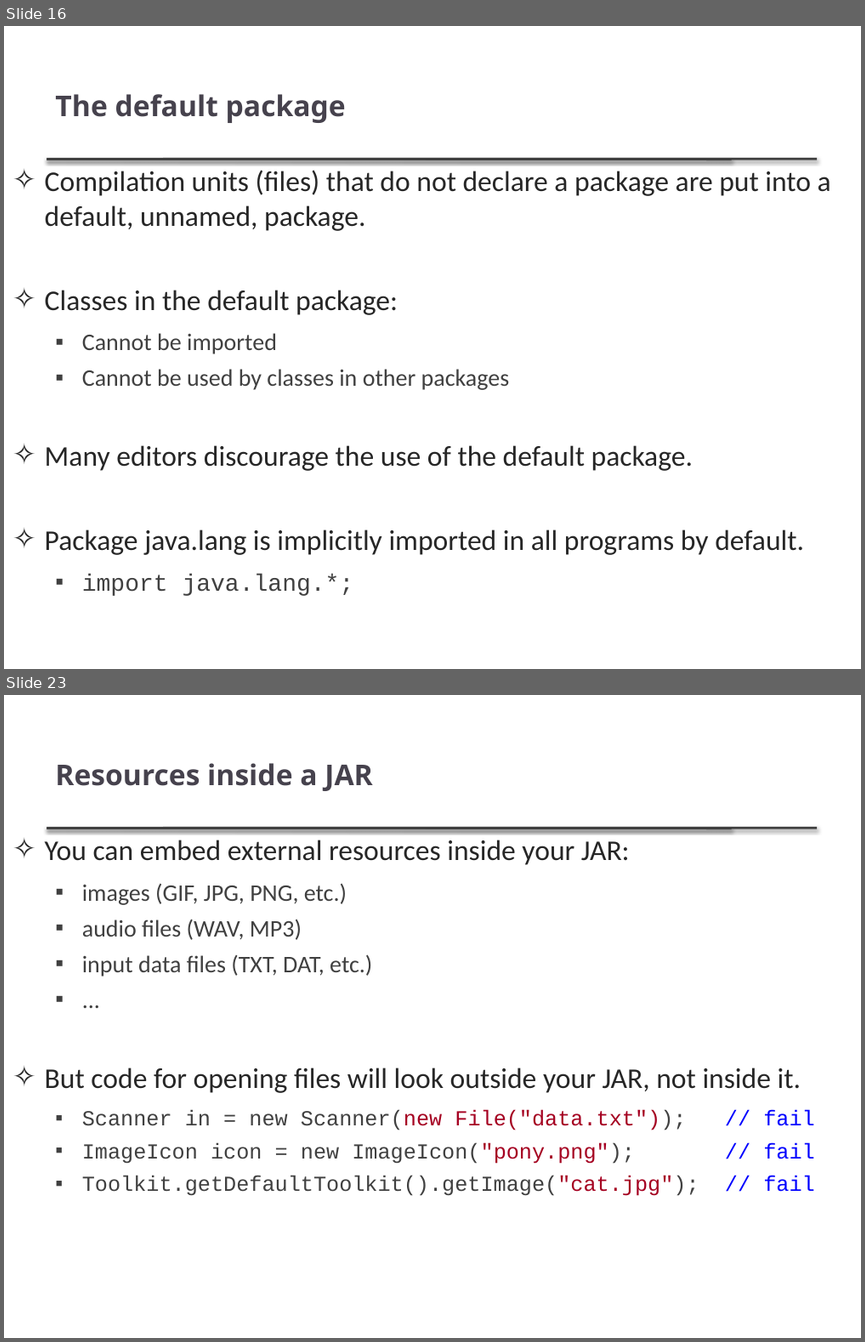
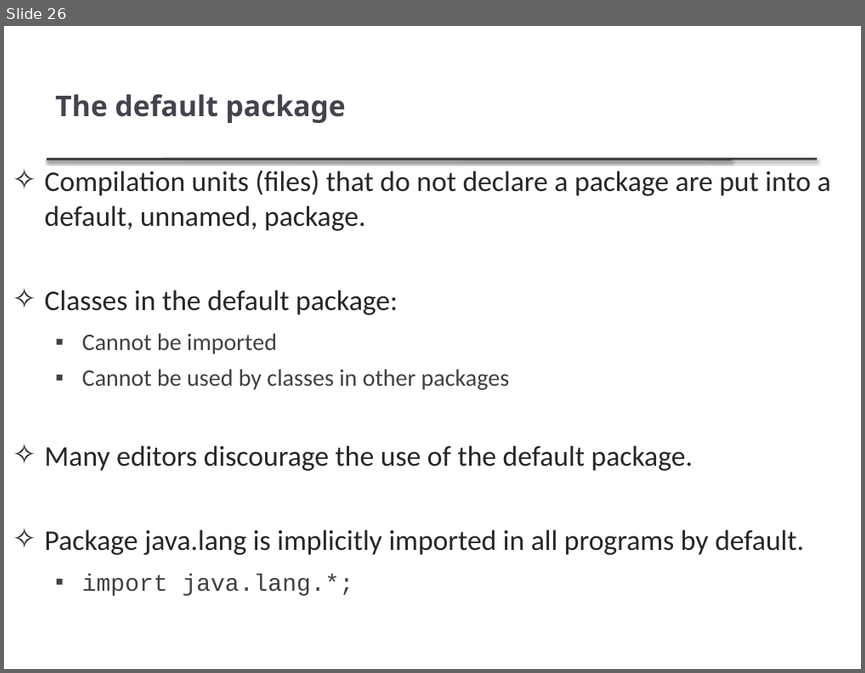
Before and after one commit to thanqminh/thanqminh.github.io, a slide deck: courses/oopjava/lecture1.pptx. Shown one above the other, each under a label of ours: slides 16 and 23 before the commit, slide 26 after it; the slides between them are not shown. The pictures are 865x1342 and 865x673 pixels, drawn with LibreOffice and Linux fonts; fonts in the diff are those of the drawing. Boxes give left, top, right and bottom in pixels: in the first picture for what was removed or moved away, otherwise in the second. Text is boxed around its words. In the diff, an @@ line names an element or a change of style, - is before the commit and + after.

```diff
--- a/courses/oopjava/lecture1.pptx
+++ b/courses/oopjava/lecture1.pptx
@@ slide 23 removed at (4,695,861,1338), background #FFFFFF; not listed: 2 template elements that a slide beside it also shows @@
@@ title removed at (55,763,373,791) @@
-Resources inside a JAR
@@ text removed at (45,839,814,1196) @@
-✧ You can embed external resources inside your JAR:
-  ▪ images (GIF, JPG, PNG, etc.)
-  ▪ audio files (WAV, MP3)
-  ▪ input data files (TXT, DAT, etc.)
-  ▪ ...
-✧ But code for opening files will look outside your JAR, not inside it.
-  ▪ Scanner in = new Scanner(new File("data.txt")); // fail
-  ▪ ImageIcon icon = new ImageIcon("pony.png"); // fail
-  ▪ Toolkit.getDefaultToolkit().getImage("cat.jpg"); // fail
@@ what was slide 16 is now slide 26 @@
```
Also in this commit, not shown: 6 slides changed, 11 slides added, 8 other slides removed, 20 other files.
